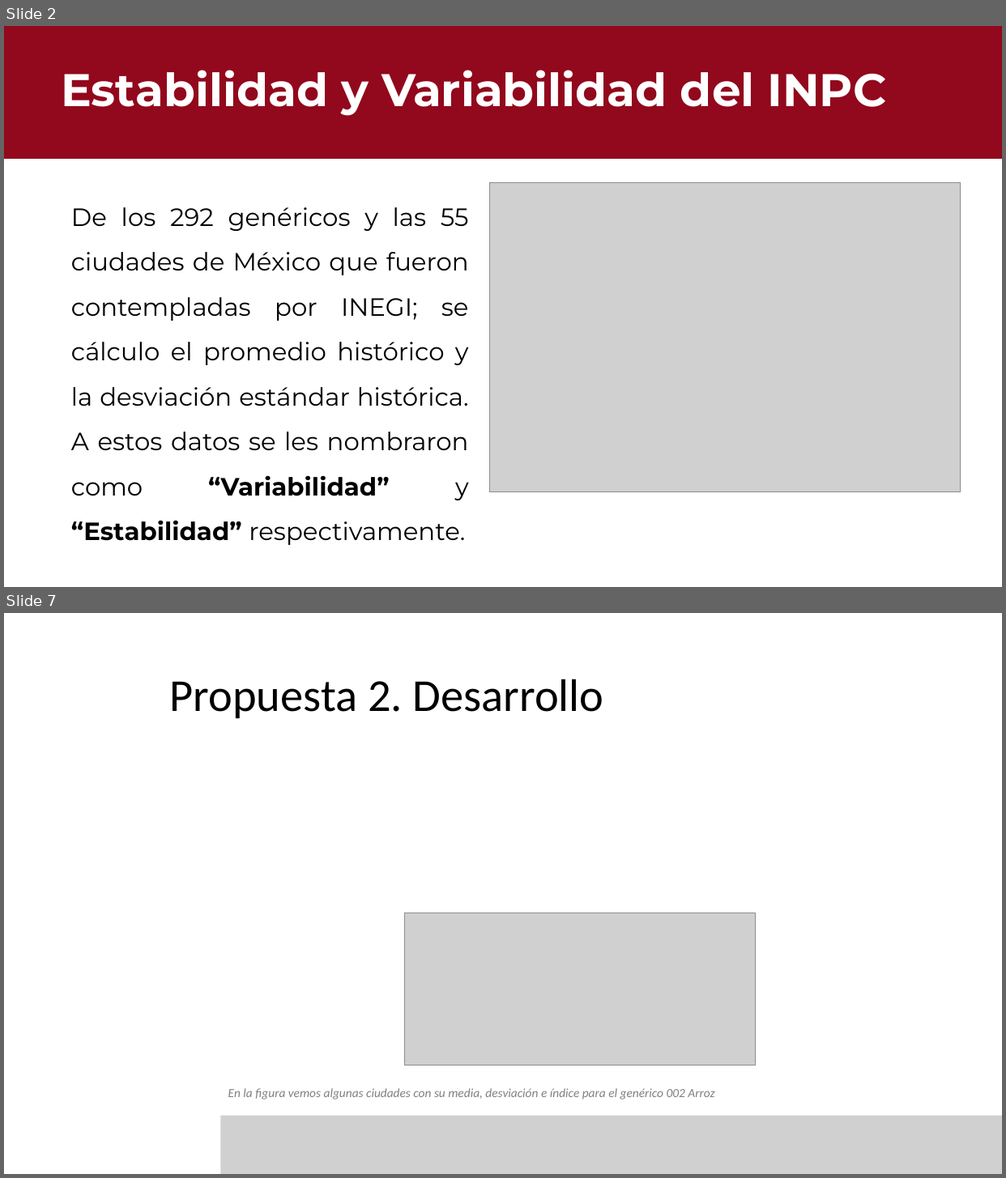
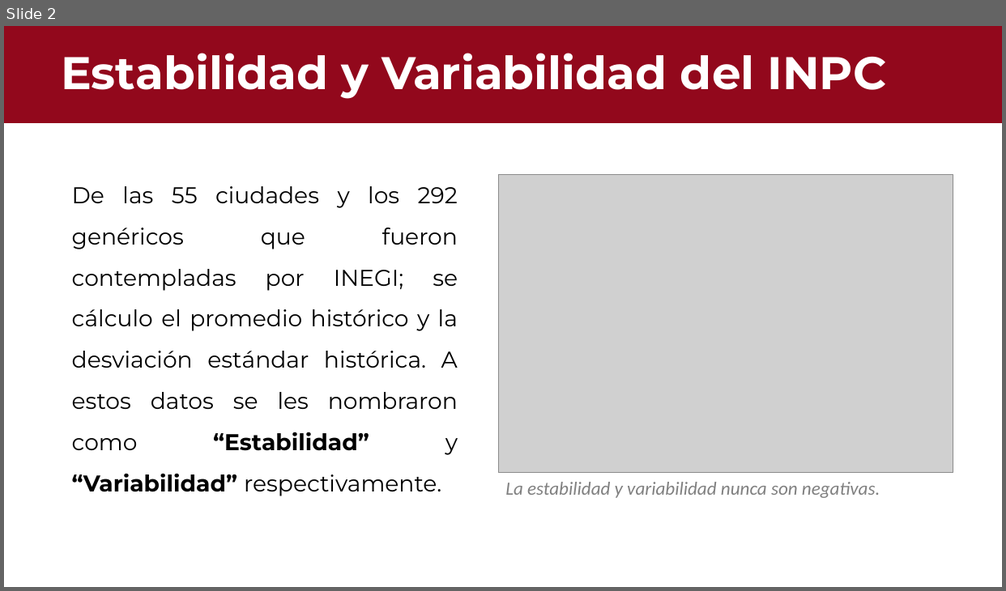
Before and after one commit to Enrique-2003SS/INPC_Regresi-n, a slide deck: outputs/INPC.pptx. Shown one above the other, each under a label of ours: slides 2 and 7 before the commit, slide 2 after it; the slides between them are not shown. The pictures are 1006x1178 and 1006x591 pixels, drawn with LibreOffice and Linux fonts; fonts in the diff are those of the drawing; grey boxes stand for pictures. Boxes give left, top, right and bottom in pixels: in the first picture for what was removed or moved away, otherwise in the second. Text is boxed around its words. In the diff, an @@ line names an element or a change of style, - is before the commit and + after.

```diff
--- a/outputs/INPC.pptx
+++ b/outputs/INPC.pptx
@@ slide 7 removed at bbox=[4, 613, 1002, 1174], background #FFFFFF @@
@@ title removed at bbox=[170, 679, 604, 718] @@
-Propuesta 2. Desarrollo
@@ picture removed at bbox=[404, 914, 756, 1065] @@
@@ text removed at bbox=[228, 1088, 714, 1100] @@
-En la figura vemos algunas ciudades con su media, desviación e índice para el genérico 002 Arroz
@@ picture removed at bbox=[220, 1116, 1002, 1174] @@
@@ slide 2 changed as well @@
@@ rectangle: place and size @@
-rectangle at bbox=[4, 26, 1002, 158]
+rectangle at bbox=[4, 26, 1002, 122]
@@ title "Estabilidad y Variabilidad del INPC": place and size @@
-title "Estabilidad y Variabilidad del INPC" at bbox=[61, 70, 887, 116]
+title "Estabilidad y Variabilidad del INPC" at bbox=[61, 53, 887, 99]
@@ text at bbox=[72, 186, 458, 497]: text changed; size 24 to 22 pt @@
-De los 292 genéricos y las 55 ciudades de México que fueron contempladas por INEGI; se cálculo el promedio histórico y la desviación estándar histórica. A estos datos se les nombraron como “Variabilidad” y “Estabilidad” respectivamente.
+De las 55 ciudades y los 292 genéricos que fueron contempladas por INEGI; se cálculo el promedio histórico y la desviación estándar histórica. A estos datos se les nombraron como “Estabilidad” y “Variabilidad” respectivamente.
@@ picture: place and size @@
-picture at bbox=[490, 182, 961, 492]
+picture at bbox=[498, 175, 953, 473]
@@ text added at bbox=[505, 482, 880, 498], 18 pt, text #808080, italic @@
+La estabilidad y variabilidad nunca son negativas.
```
Also in this commit, not shown: 8 other slides changed, 5 slides added, 2 other slides removed, 1 other file.
